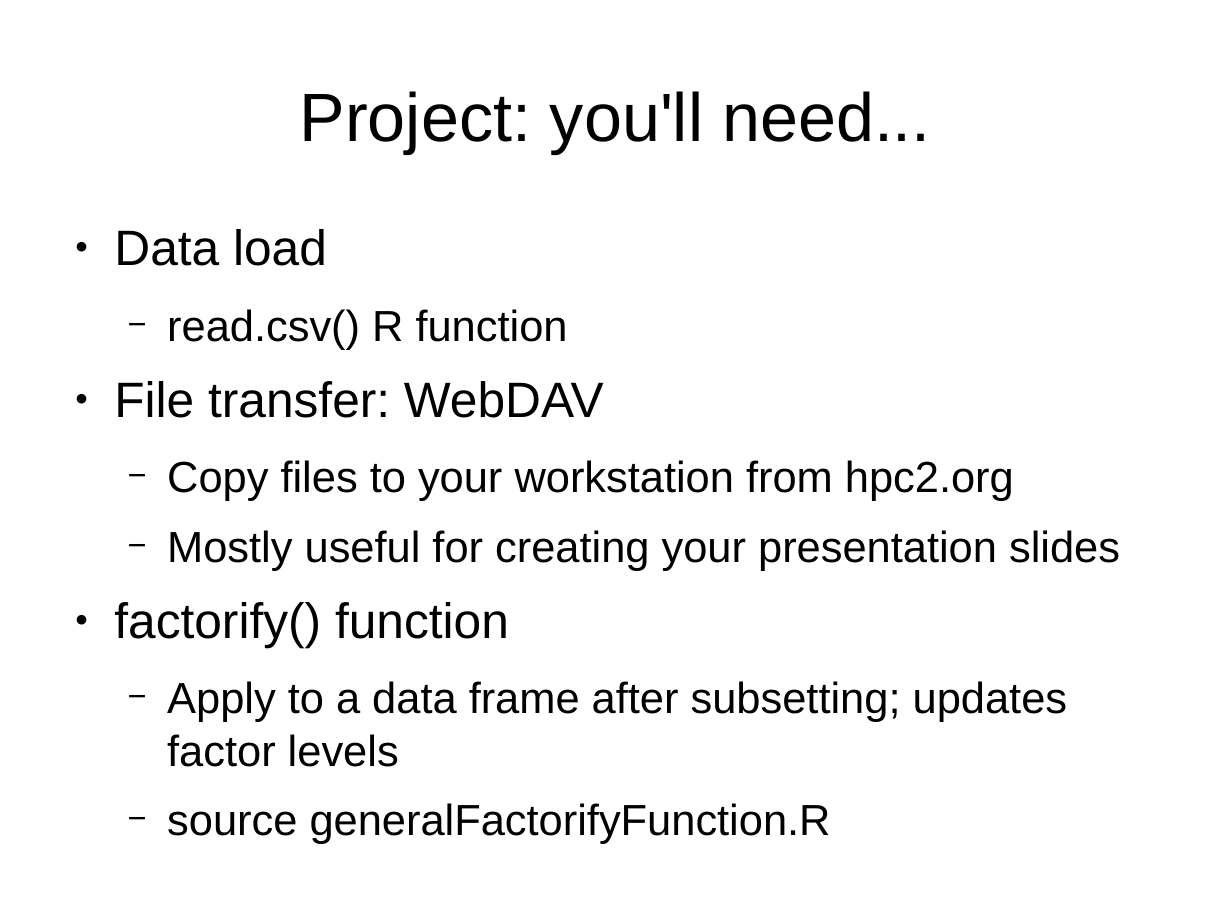
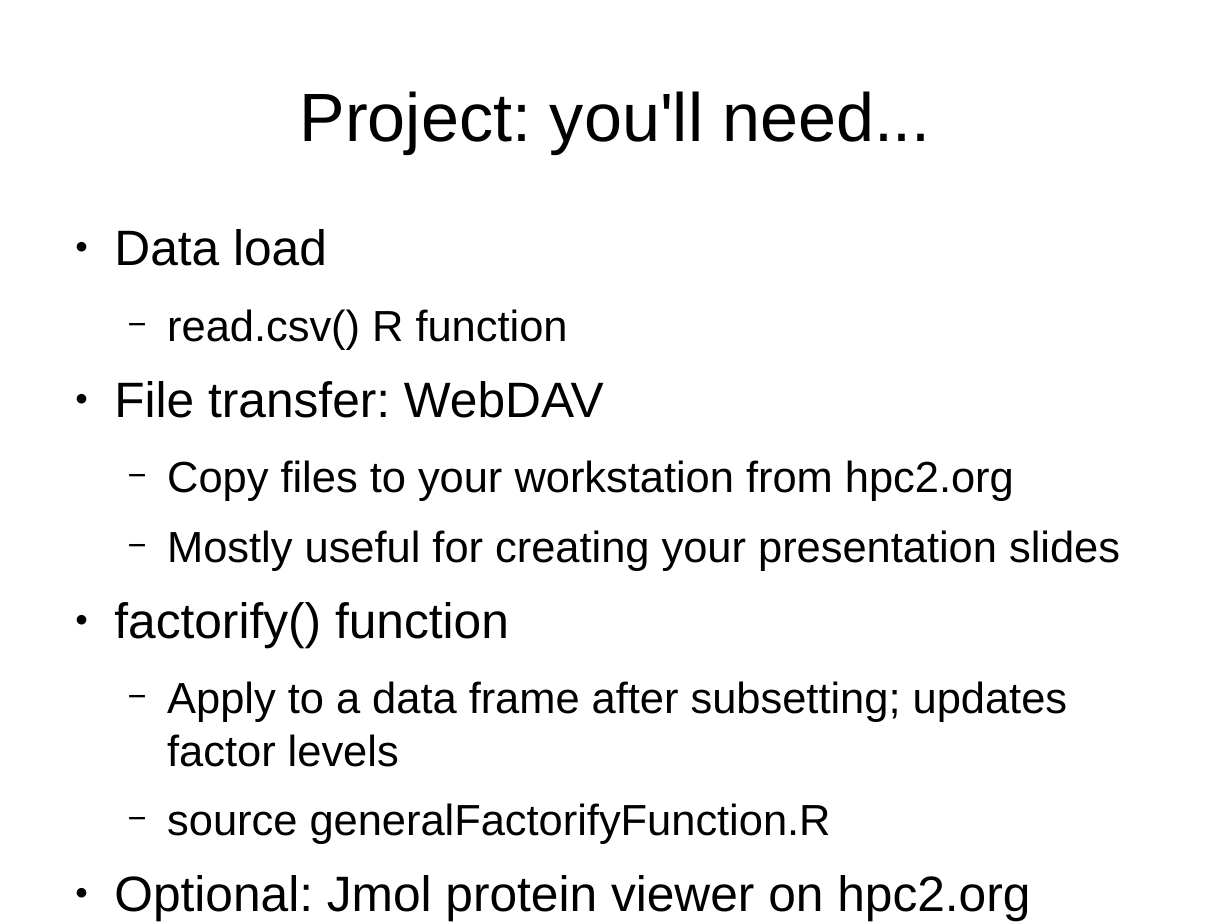
Before and after one commit to ubccr/hsws, a slide deck: slide 34 of slides/project-intro.odp. Drawn at 1232x924 pixels with LibreOffice and Linux fonts; fonts in the diff are those of the drawing. Boxes give left, top, right and bottom in pixels: in the first picture for what was removed or moved away, otherwise in the second. Text is boxed around its words. In the diff, an @@ line names an element or a change of style, - is before the commit and + after.

Commit message:
Changes to protein explorations project section, small changes to schedule and project intro slides.

```diff
--- a/slides/project-intro.odp
+++ b/slides/project-intro.odp
@@ text at (114, 875, 1030, 921): paragraph added @@
+● Optional: Jmol protein viewer on hpc2.org
```
Also in this commit, not shown: 13 other slides changed, 5 other files.
